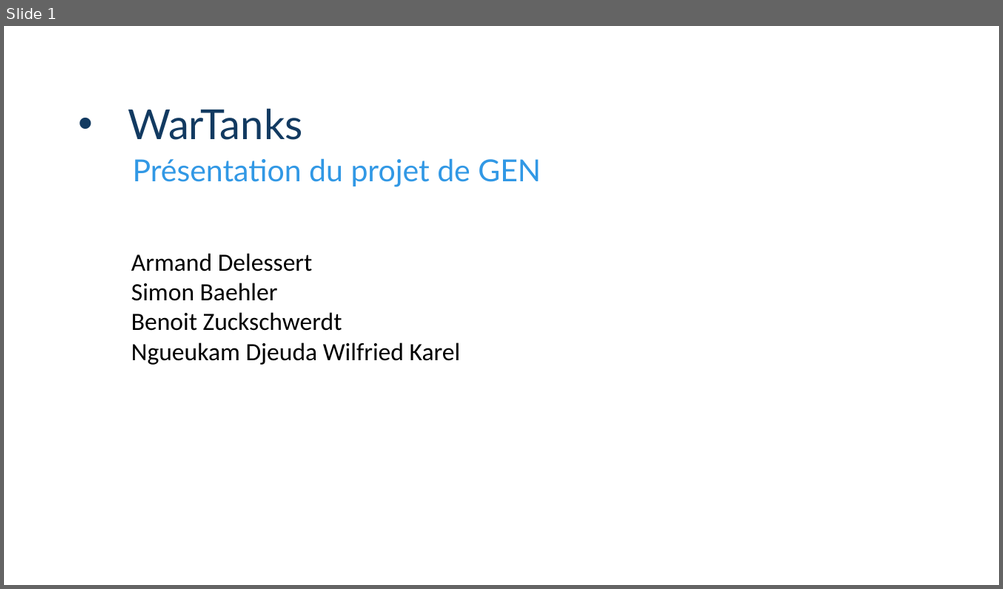
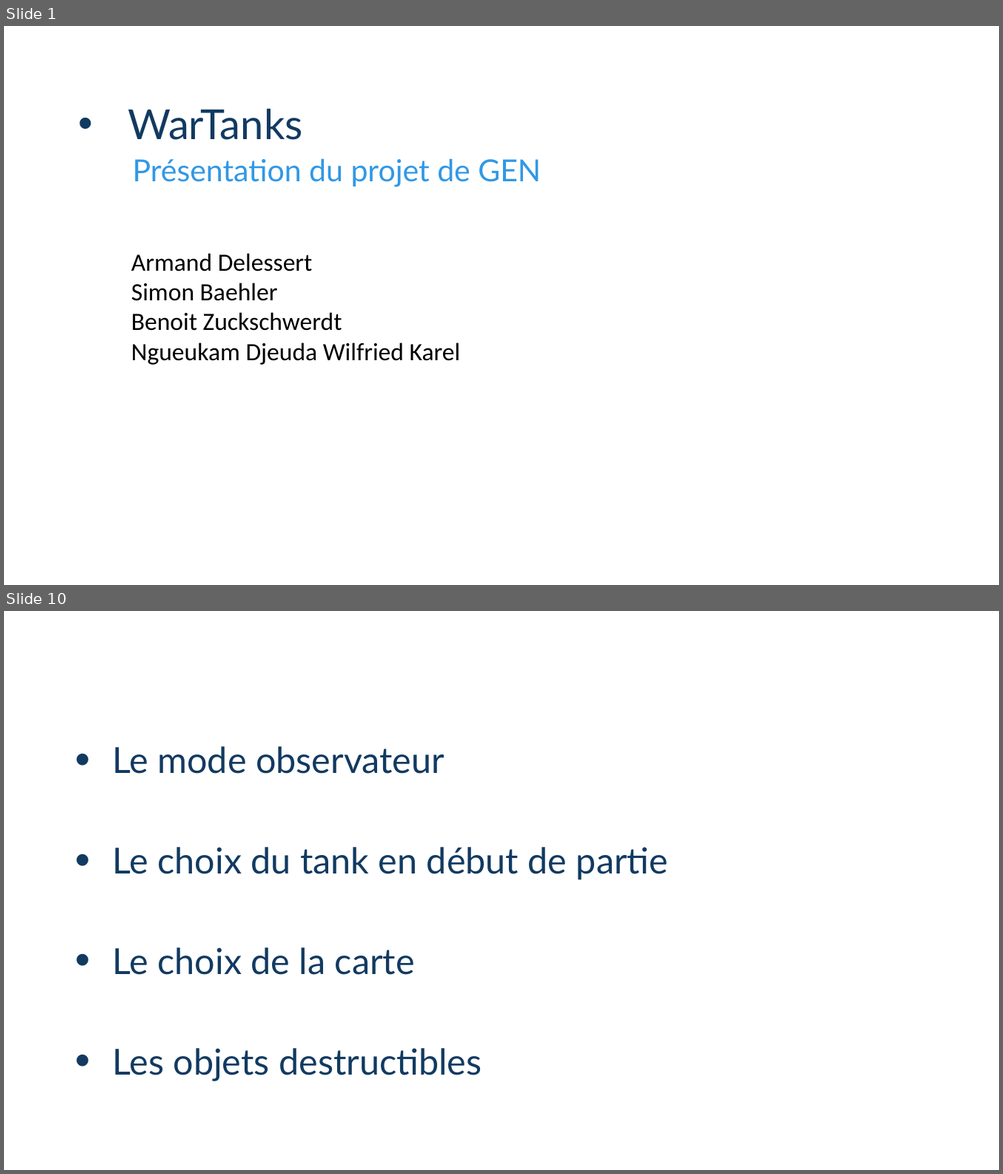
Before and after one commit to ArmandDelessert/WarTanks, a slide deck: doc/presentation/presentation.pptx. Shown one above the other, each under a label of ours: slide 1 before the commit, slides 1 and 10 after it; the slides between them are not shown. The pictures are 1003x589 and 1003x1174 pixels, drawn with LibreOffice and Linux fonts; fonts in the diff are those of the drawing; background and template pictures are left out. Boxes give left, top, right and bottom in pixels: in the first picture for what was removed or moved away, otherwise in the second. Text is boxed around its words. In the diff, an @@ line names an element or a change of style, - is before the commit and + after.

```diff
--- a/doc/presentation/presentation.pptx
+++ b/doc/presentation/presentation.pptx
@@ slide 10 added at (4,611,999,1170), background picture (left out) @@
@@ text added at (39,623,666,680), 24 pt, text #FFFFFF @@
+Fonctionnalités abandonnées
@@ text added at (112,746,668,1082), 26 pt, text #123A61 @@
+• Le mode observateur
+• Le choix du tank en début de partie
+• Le choix de la carte
+• Les objets destructibles
```
Also in this commit, not shown: 4 slides changed, 7 other slides added, 7 slides removed, 8 other files.
